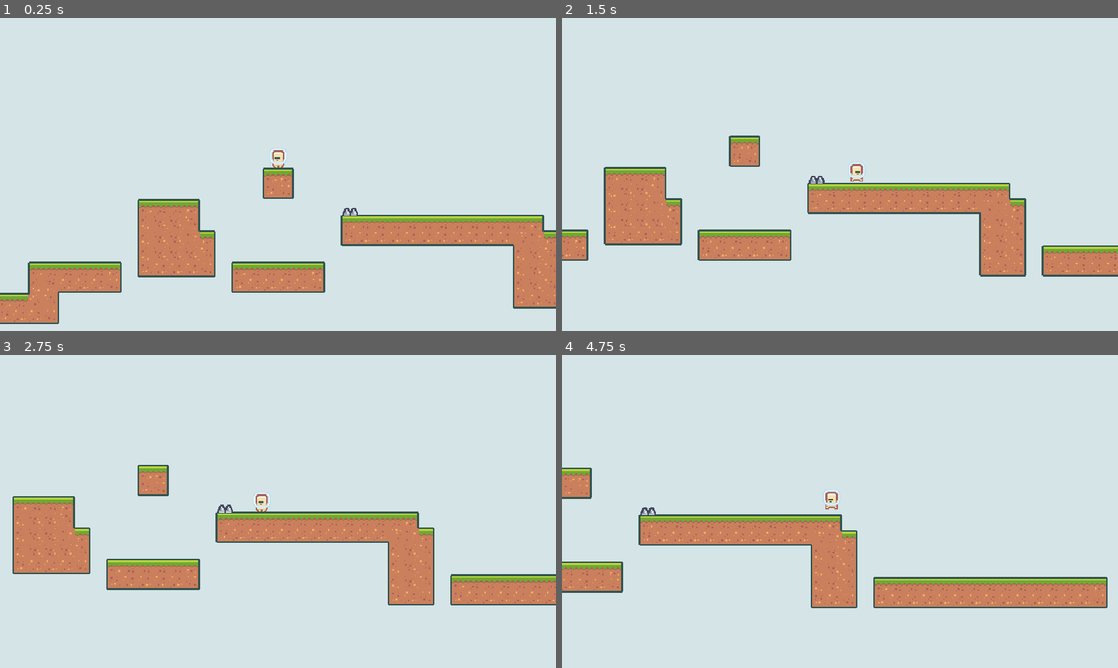
Above: before the commit, frames 1-4 (two rows, left to right).
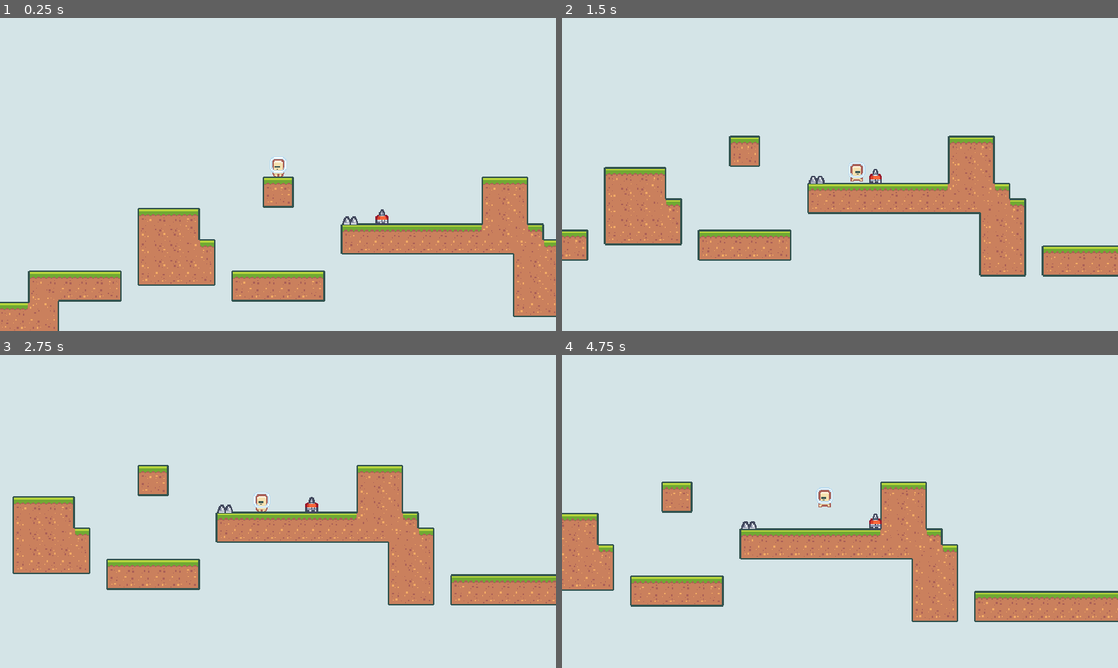
Above: after the commit, the same moments.

Repository: oucar/slimy-platformer
Game: Godot game, scene res://scenes/BaseLevel.tscn
Two runs of this game, one before a commit and one after it. Both use one fixed random seed, a clock stepped at 60 frames per second and the inputs below. This scene is started directly instead of the project's main scene.
Inputs:
- Up to frame 1 (0.25 s): no input
- Up to frame 2 (1.5 s): hold D (move_right) from 0.53 s (still down); tap W (jump) at 0.77 s
- Up to frame 3 (2.75 s): tap W (jump) at 1.52 s; release D (move_right) at 2.03 s; hold A (move_left) from 2.03 s (still down)
- Up to frame 4 (4.75 s): release A (move_left) at 2.78 s; hold D (move_right) 2.78-4.28 s; tap W (jump) at 3.02, 3.77, 4.52 s; hold A (move_left) from 4.28 s (still down)

The runs differ from the first frame. In frame 1, 10% of the frame differs, in the area x 0-100%, y 41-100%; in frame 2, 1.6%; in frame 3, 1.6%; in frame 4, 18%, in the area x 0-100%, y 36-86%.

Commit message:
initial enemy

Diff:
--- a/scenes/BaseLevel.gd
+++ b/scenes/BaseLevel.gd
@@ -10,12 +10,15 @@
 
 func register_player(player):
 	currentPlayerNode = player
-	currentPlayerNode.connect("died", self, "on_player_died")
+	# deferred means it'll go to the next idle frame
+	# you need an empty array to use 4th argument
+	currentPlayerNode.connect("died", self, "on_player_died", [], CONNECT_DEFERRED)
 
 func create_player():
 	var playerInstance = playerScene.instance()
 	# replaces the player node
 	add_child_below_node(currentPlayerNode, playerInstance)
+	playerInstance.global_position = spawnPosition
 	register_player(playerInstance)
 
 func on_player_died():
--- a/scenes/BaseLevel.tscn
+++ b/scenes/BaseLevel.tscn
@@ -1,9 +1,8 @@
-[gd_scene load_steps=22 format=2]
+[gd_scene load_steps=21 format=2]
 
 [ext_resource path="res://scenes/Camera2D.tscn" type="PackedScene" id=1]
 [ext_resource path="res://scenes/Player.tscn" type="PackedScene" id=2]
-[ext_resource path="res://scenes/Camera2D.gd" type="Script" id=3]
-[ext_resource path="res://scenes/Player.gd" type="Script" id=4]
+[ext_resource path="res://scenes/EnemyGuard.tscn" type="PackedScene" id=3]
 [ext_resource path="res://assets/tiles/tiles_packed.png" type="Texture" id=5]
 [ext_resource path="res://scenes/Spike.tscn" type="PackedScene" id=6]
 [ext_resource path="res://scenes/BaseLevel.gd" type="Script" id=7]
@@ -159,16 +158,15 @@
 cell_size = Vector2( 18, 18 )
 show_collision = true
 format = 1
-tile_data = PoolIntArray( -131073, 0, 0, -196608, 0, 2, -65537, 0, 131072, -131072, 0, 131074, -9, 0, 0, -8, 0, 1, -7, 0, 1, -6, 0, 2, 65527, 0, 65536, 65528, 0, 65537, 65529, 0, 65537, 65530, 0, 65538, 4, 0, 0, 5, 0, 1, 6, 0, 1, 7, 0, 1, 8, 0, 1, 9, 0, 1, 10, 0, 1, 11, 0, 1, 12, 0, 1, 13, 0, 1, 14, 0, 1, 15, 0, 1, 16, 0, 2, 131063, 0, 65536, 131064, 0, …(1824 unchanged characters)…
+tile_data = PoolIntArray( -131073, 0, 0, -196608, 0, 2, -196595, 0, 0, -196594, 0, 1, -196593, 0, 2, -65537, 0, 131072, -131072, 0, 131074, -131059, 0, 65536, -131058, 0, 65537, -131057, 0, 65538, -9, 0, 0, -8, 0, 1, -7, 0, 1, -6, 0, 2, -65523, 0, 65536, -65522, 0, 65537, -65521, 0, 65538, 65527, 0, 65536, 65528, 0, 65537, 65529, 0, 65537, 65530, 0, 65538, 4, 0, 0, 5, 0, 1, 6, 0, 1, 7, 0, 1, 8, 0, 1, 9, 0, 1, 10, 0, 1, 11, 0, 1, 12, 0, 1, 13, 0, 65540, 14, 0, 65537, 15, 0, 65539, 16, 0, 2, 131063, 0, 65536, 131064, 0, …(1824 unchanged characters)…
 
-[node name="Player" type="KinematicBody2D" parent="." groups=["player"] instance=ExtResource( 2 )]
-position = Vector2( 0, -64 )
-script = ExtResource( 4 )
+[node name="Player" parent="." instance=ExtResource( 2 )]
+position = Vector2( 0, -85 )
 
-[node name="Camera2D" type="Camera2D" parent="." instance=ExtResource( 1 )]
-current = true
-script = ExtResource( 3 )
-backgroundColor = Color( 0.835294, 0.898039, 0.909804, 1 )
+[node name="Camera2D" parent="." instance=ExtResource( 1 )]
 
 [node name="Spike" parent="." instance=ExtResource( 6 )]
 position = Vector2( 83, 1 )
+
+[node name="EnemyGuard" parent="." instance=ExtResource( 3 )]
+position = Vector2( 113, 0 )
--- /dev/null
+++ b/scenes/EnemyGuard.gd
@@ -0,0 +1,28 @@
+extends KinematicBody2D
+var maxSpeed = 25
+var velocity = Vector2.ZERO
+var direction = Vector2.RIGHT
+var gravity = 500
+
+######### IMPORTANT #########
+# Removing layer: No longer collide with the player
+# Removing mask: Detects collision but doesn't collide with the player
+
+
+func _process(delta):
+	velocity.x = (direction * maxSpeed).x
+	velocity = move_and_slide(velocity, Vector2.UP)
+
+	# no longer on the platform
+	if(!is_on_floor()):
+		velocity.y += gravity * delta
+
+	if(direction.x > 0):
+		get_node("AnimatedSprite").flip_h = true
+	else:
+		get_node("AnimatedSprite").flip_h = false
+
+
+# Called when the node enters the scene tree for the first time.
+func _ready():
+	pass # Replace with function body.
--- /dev/null
+++ b/scenes/EnemyGuard.tscn
@@ -0,0 +1,35 @@
+[gd_scene load_steps=6 format=2]
+
+[ext_resource path="res://assets/enemy/character_0015.png" type="Texture" id=1]
+[ext_resource path="res://assets/enemy/character_0016.png" type="Texture" id=2]
+[ext_resource path="res://scenes/EnemyGuard.gd" type="Script" id=3]
+
+[sub_resource type="SpriteFrames" id=1]
+animations = [ {
+"frames": [  ],
+"loop": true,
+"name": "idle",
+"speed": 5.0
+}, {
+"frames": [ ExtResource( 1 ), ExtResource( 2 ) ],
+"loop": true,
+"name": "run",
+"speed": 10.0
+} ]
+
+[sub_resource type="RectangleShape2D" id=2]
+extents = Vector2( 6.5, 5.5 )
+
+[node name="EnemyGuard" type="KinematicBody2D"]
+collision_layer = 0
+script = ExtResource( 3 )
+
+[node name="AnimatedSprite" type="AnimatedSprite" parent="."]
+frames = SubResource( 1 )
+animation = "run"
+playing = true
+offset = Vector2( 0, -12 )
+
+[node name="CollisionShape2D" type="CollisionShape2D" parent="."]
+position = Vector2( -0.5, -7.5 )
+shape = SubResource( 2 )
--- a/scenes/Player.gd
+++ b/scenes/Player.gd
@@ -86,5 +86,5 @@
 			get_node("AnimatedSprite").flip_h = false
 
 func on_hazard_area_entered(area2d):
-	print("You would die, but this is your lucky day.")
+	# print("You would die, but this is your lucky day.")
 	emit_signal("died")
--- a/scenes/Player.tscn
+++ b/scenes/Player.tscn
@@ -32,6 +32,7 @@
 extents = Vector2( 5, 9 )
 
 [node name="Player" type="KinematicBody2D" groups=["player"]]
+collision_layer = 0
 script = ExtResource( 1 )
 
 [node name="PickupArea" type="Area2D" parent="."]
Binary file added: assets/enemy/character_0013.png
Not shown, added: assets/enemy/character_0013.png.import
Binary file added: assets/enemy/character_0014.png
Not shown, added: assets/enemy/character_0014.png.import
Binary file added: assets/enemy/character_0015.png
Not shown, added: assets/enemy/character_0015.png.import
Binary file added: assets/enemy/character_0016.png
Not shown, added: assets/enemy/character_0016.png.import
Binary file added: assets/enemy/character_0017.png
Not shown, added: assets/enemy/character_0017.png.import
Not shown, changed: .DS_Store
Not shown, changed: assets/.DS_Store
(and 1 more such lines)
